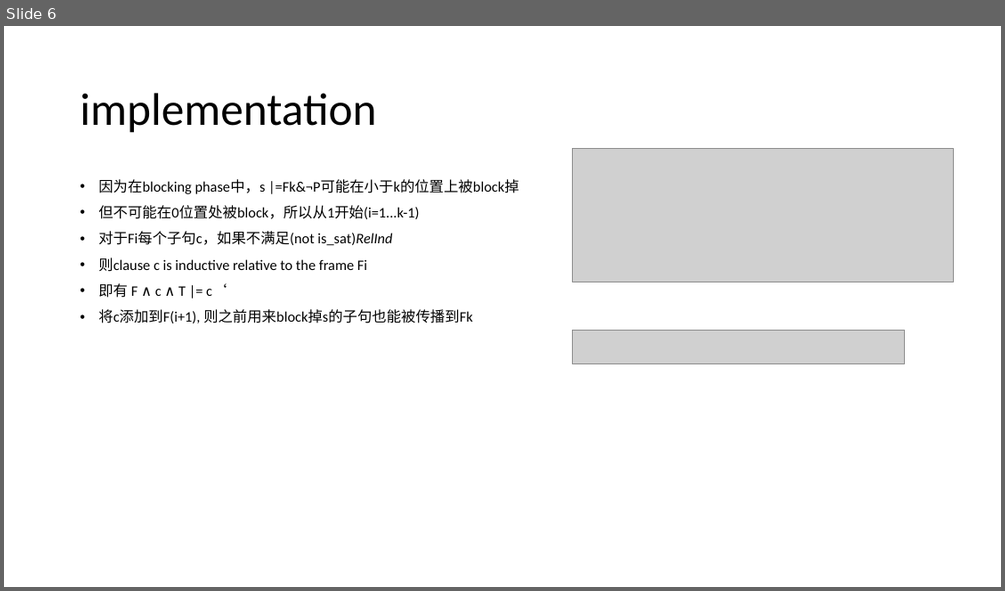
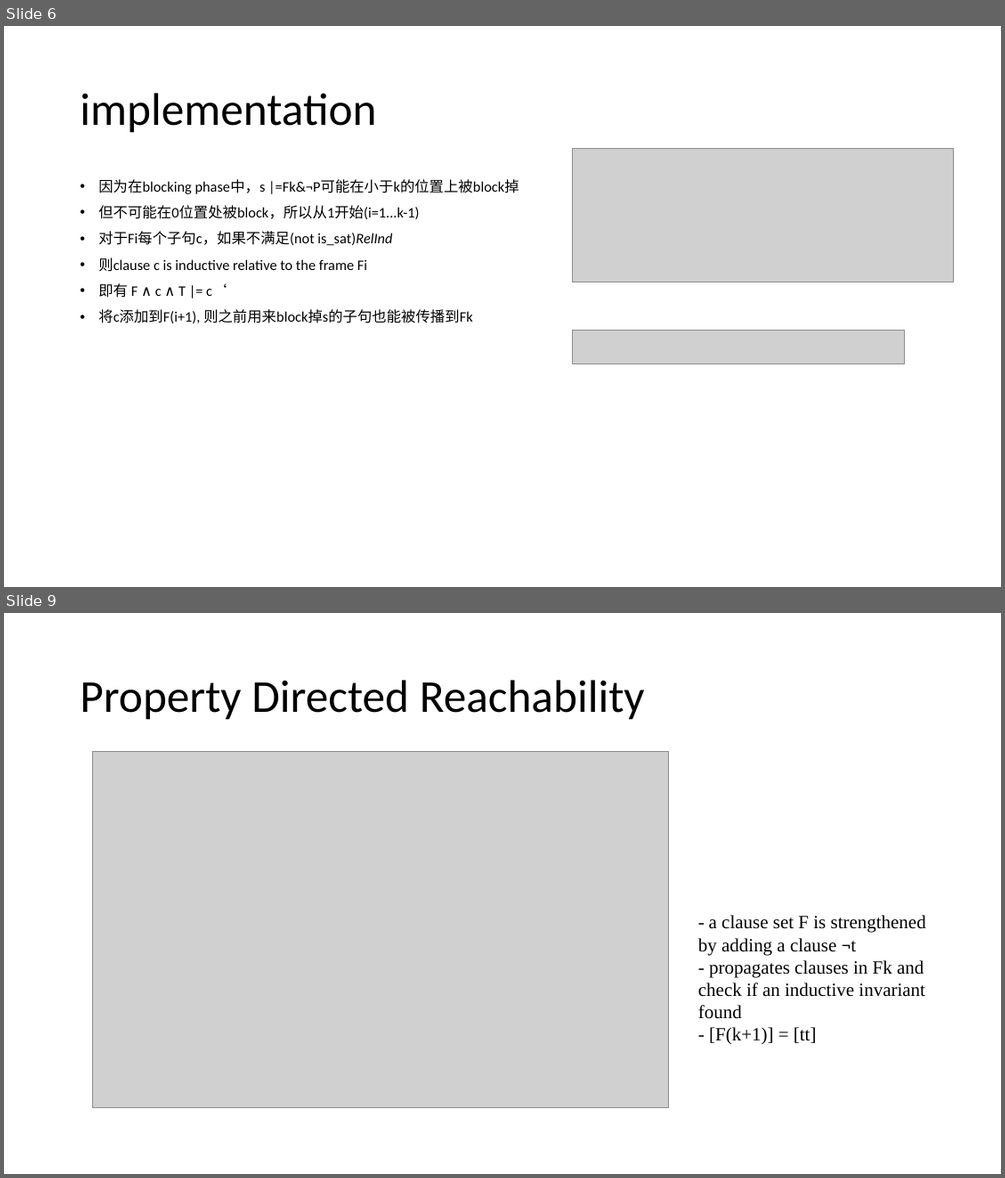
Before and after one commit to bacmive/paper_notes, a slide deck: notes10-ic3.pptx. Shown one above the other, each under a label of ours: slide 6 before the commit, slides 6 and 9 after it; the slides between them are not shown. The pictures are 1005x591 and 1005x1178 pixels, drawn with LibreOffice and Linux fonts; fonts in the diff are those of the drawing; grey boxes stand for pictures. Boxes give left, top, right and bottom in pixels: in the first picture for what was removed or moved away, otherwise in the second. Text is boxed around its words. In the diff, an @@ line names an element or a change of style, - is before the commit and + after.

```diff
--- a/notes10-ic3.pptx
+++ b/notes10-ic3.pptx
@@ slide 9 added at [4,613,1001,1174], background #FFFFFF @@
@@ title added at [80,680,645,720], 44 pt, text #000000 @@
+Property Directed Reachability
@@ picture added at [92,751,669,1107] @@
@@ text added at [698,915,926,1045], 18 pt, text #000000 @@
+- a clause set F is strengthened by adding a clause ¬t
+- propagates clauses in Fk and check if an inductive invariant found
+- [F(k+1)] = [tt]
```
Also in this commit, not shown: 2 other slides added, 2 other files.
